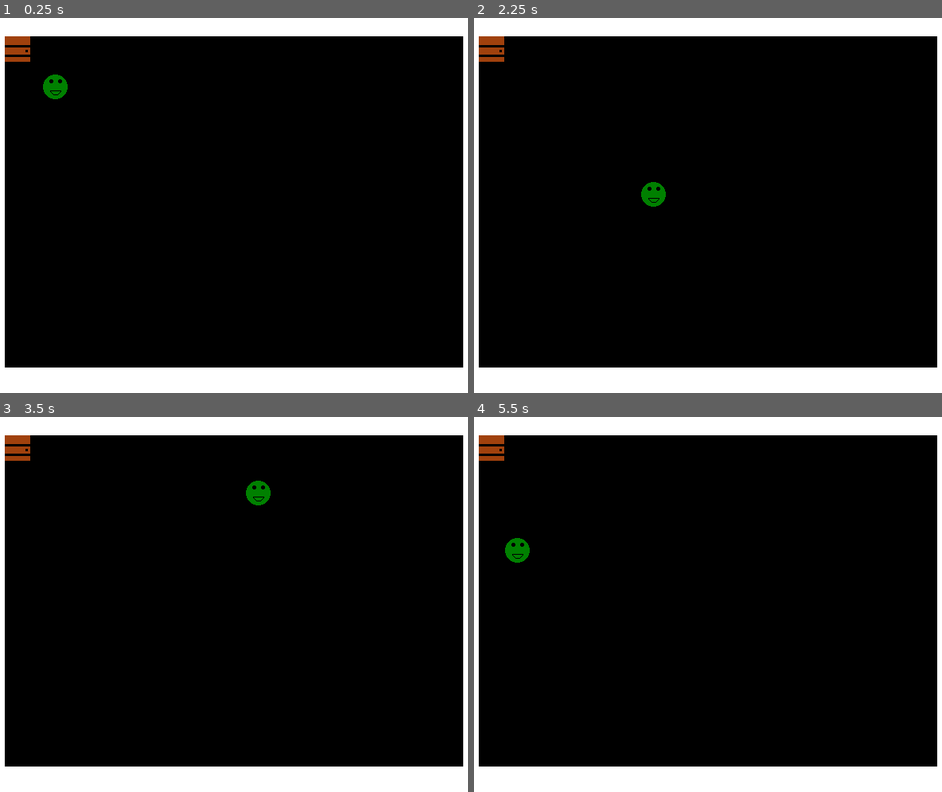
Above: before the commit, frames 1-4 (two rows, left to right).
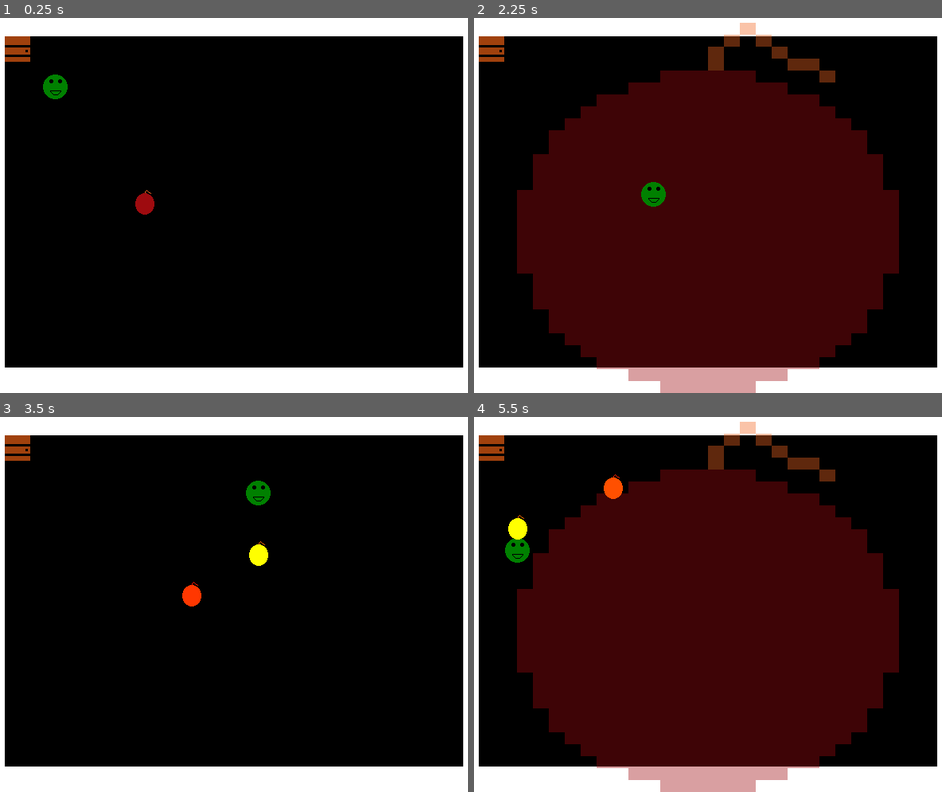
Above: after the commit, the same moments.

Repository: andOlga/game-off-2024
Game: Godot game, scene res://rooms/test_scene.tscn
Same seed, same stepped clock (60 frames per second), same inputs: the game is played once before the commit and once after it. This scene is started directly instead of the project's main scene. Sound files missing from this copy of the repository are replaced by a short silence.
Inputs:
- Up to frame 1 (0.25 s): no input
- Up to frame 2 (2.25 s): tap Enter (action_pause) at 0.5 s; hold Right (move_right) 0.53-1.28 s; tap X (action_item) at 0.6, 1.35 s; hold Down (move_down) 1.28-2.03 s; hold Right (move_right) from 2.03 s (still down); tap Space (action_select) at 2.1 s
- Up to frame 3 (3.5 s): tap X (action_item) at 2.3, 3.05 s; release Right (move_right) at 2.78 s; hold Up (move_up) from 2.78 s (still down); tap Z (action_sword) at 2.85 s
- Up to frame 4 (5.5 s): release Up (move_up) at 3.53 s; hold Left (move_left) 3.53-5.03 s; tap X (action_item) at 3.6, 4.35, 5.3 s; hold Down (move_down) from 5.03 s (still down); tap Space (action_select) at 5.1 s

The runs differ from the first frame. In frame 1, 0.2% of the frame differs, in the area x 28-33%, y 45-53%; in frame 2, 56%; in frame 3, 0.4%; in frame 4, 56%, in the area x 7-91%, y 1-100%.

Commit message:
Implement bombs

Diff:
--- /dev/null
+++ b/game_objects/interactives/bomb/placed_bomb.gd
@@ -0,0 +1,24 @@
+@icon("res://sprite_images/sPlacedBomb.png")
+
+extends Node2D
+
+const explosion_scene := preload(
+	"res://game_objects/interactives/bomb/placed_bomb_explosion.tscn"
+)
+
+func _on_init_timer_timeout() -> void:
+	$ExplodeTimer.start()
+
+func _on_explode_timer_timeout() -> void:
+	if $Sprite.modulate.g8 > 0:
+		$Sprite.modulate.g8 -= 25
+	else:
+		hide()
+		var explosion = explosion_scene.instantiate()
+		explosion.global_position = global_position
+		$/root/Room.add_child(explosion)
+		$ExplodeTimer.stop()
+		$ExplodeSFX.play()
+
+func _on_explode_sfx_finished() -> void:
+	queue_free()
--- /dev/null
+++ b/game_objects/interactives/bomb/placed_bomb.tscn
@@ -0,0 +1,30 @@
+[gd_scene load_steps=4 format=3 uid="uid://j5ll7il5re8x"]
+
+[ext_resource type="Texture2D" uid="uid://lae1lnp27r2d" path="res://sprite_images/sPlacedBomb.png" id="1_1jucr"]
+[ext_resource type="Script" uid="uid://di58m73e1xnfu" path="res://game_objects/interactives/bomb/placed_bomb.gd" id="1_h1kma"]
+[ext_resource type="AudioStream" uid="uid://d283ggh5mqeme" path="res://sounds/aExplode.wav" id="3_nrjyn"]
+
+[node name="PlacedBomb" type="Node2D"]
+z_index = 1
+script = ExtResource("1_h1kma")
+
+[node name="Sprite" type="Sprite2D" parent="."]
+modulate = Color(1, 1, 0, 1)
+position = Vector2(16, 16)
+texture = ExtResource("1_1jucr")
+
+[node name="InitTimer" type="Timer" parent="."]
+wait_time = 0.3
+one_shot = true
+autostart = true
+
+[node name="ExplodeTimer" type="Timer" parent="."]
+wait_time = 0.1
+
+[node name="ExplodeSFX" type="AudioStreamPlayer" parent="."]
+stream = ExtResource("3_nrjyn")
+volume_db = -12.0
+
+[connection signal="timeout" from="InitTimer" to="." method="_on_init_timer_timeout"]
+[connection signal="timeout" from="ExplodeTimer" to="." method="_on_explode_timer_timeout"]
+[connection signal="finished" from="ExplodeSFX" to="." method="_on_explode_sfx_finished"]
--- /dev/null
+++ b/game_objects/interactives/bomb/placed_bomb_explosion.gd
@@ -0,0 +1,13 @@
+@icon("res://sprite_images/sExplosion.png")
+
+extends Node2D
+
+func _on_hitbox_body_entered(body: Node2D) -> void:
+	if body is Player:
+		body.hurt()
+	elif body is BaseEnemy:
+		body.kill()
+	# TODO: Add CrackedWall
+
+func _on_vaporize_timer_timeout() -> void:
+	queue_free()
--- /dev/null
+++ b/game_objects/interactives/bomb/placed_bomb_explosion.tscn
@@ -0,0 +1,28 @@
+[gd_scene load_steps=4 format=3 uid="uid://i7pilylkmqip"]
+
+[ext_resource type="Texture2D" uid="uid://b7yiiqo0e6phl" path="res://sprite_images/sExplosion.png" id="1_kmlq4"]
+[ext_resource type="Script" uid="uid://pd7mo5jjxsnw" path="res://game_objects/interactives/bomb/placed_bomb_explosion.gd" id="1_qi7lh"]
+
+[sub_resource type="RectangleShape2D" id="RectangleShape2D_kmlq4"]
+size = Vector2(96, 96)
+
+[node name="PlacedBombExplosion" type="Node2D"]
+script = ExtResource("1_qi7lh")
+
+[node name="Sprite" type="Sprite2D" parent="."]
+position = Vector2(16, 16)
+texture = ExtResource("1_kmlq4")
+
+[node name="Hitbox" type="Area2D" parent="."]
+position = Vector2(16, 16)
+
+[node name="Hitarea" type="CollisionShape2D" parent="Hitbox"]
+shape = SubResource("RectangleShape2D_kmlq4")
+
+[node name="VaporizeTimer" type="Timer" parent="."]
+wait_time = 0.05
+one_shot = true
+autostart = true
+
+[connection signal="body_entered" from="Hitbox" to="." method="_on_hitbox_body_entered"]
+[connection signal="timeout" from="VaporizeTimer" to="." method="_on_vaporize_timer_timeout"]
--- a/game_objects/items/!inventory.gd
+++ b/game_objects/items/!inventory.gd
@@ -10,7 +10,6 @@
 
 func add_item(item: BaseItem) -> void:
 	items.append(item)
-	print(item)
 
 func _process(_delta: float) -> void:
 	var size := items.size()
--- /dev/null
+++ b/game_objects/items/bomb.gd
@@ -0,0 +1,14 @@
+@icon("res://sprite_images/sBomb.png")
+
+extends BaseItem
+
+const placed_bomb_scene := preload(
+	"res://game_objects/interactives/bomb/placed_bomb.tscn"
+)
+
+func use() -> void:
+	for child in $/root/Room.find_children("*"):
+		if child is Player:
+			var placed_bomb := placed_bomb_scene.instantiate()
+			placed_bomb.global_position = child.global_position
+			$/root/Room.add_child(placed_bomb)
--- /dev/null
+++ b/game_objects/items/bomb.tscn
@@ -0,0 +1,11 @@
+[gd_scene load_steps=4 format=3 uid="uid://cw5puwn2lyiir"]
+
+[ext_resource type="PackedScene" uid="uid://sexql6jvvx3q" path="res://game_objects/items/!base_item.tscn" id="1_h07te"]
+[ext_resource type="Script" uid="uid://ci7hgdaqlgfnv" path="res://game_objects/items/bomb.gd" id="2_mx78k"]
+[ext_resource type="Texture2D" uid="uid://donrgrb5wgr5l" path="res://sprite_images/sBomb.png" id="2_xav34"]
+
+[node name="Bomb" instance=ExtResource("1_h07te")]
+script = ExtResource("2_mx78k")
+
+[node name="Sprite" parent="." index="0"]
+texture = ExtResource("2_xav34")
--- a/rooms/test_scene.tscn
+++ b/rooms/test_scene.tscn
@@ -1,8 +1,10 @@
-[gd_scene load_steps=6 format=3 uid="uid://bx2cxunaqj8tk"]
+[gd_scene load_steps=8 format=3 uid="uid://bx2cxunaqj8tk"]
 
 [ext_resource type="PackedScene" uid="uid://dydo5qirh645o" path="res://game_objects/player.tscn" id="1_uhqqe"]
 [ext_resource type="PackedScene" uid="uid://be5awa77y8ldh" path="res://game_objects/obstacles/room_box.tscn" id="4_2nij2"]
 [ext_resource type="PackedScene" uid="uid://dd4k87pwls1tp" path="res://utilities/pause_screen.tscn" id="5_2nij2"]
+[ext_resource type="PackedScene" uid="uid://dri8ned6r7ccs" path="res://game_objects/items/!inventory.tscn" id="5_ga0av"]
+[ext_resource type="PackedScene" uid="uid://cw5puwn2lyiir" path="res://game_objects/items/bomb.tscn" id="6_t8c02"]
 [ext_resource type="PackedScene" uid="uid://cdmvtimmcv48g" path="res://game_objects/obstacles/room_exit.tscn" id="16_fcyy2"]
 
 [sub_resource type="GDScript" id="GDScript_0w6vg"]
@@ -23,3 +25,8 @@
 [node name="RoomExit2" parent="." instance=ExtResource("16_fcyy2")]
 position = Vector2(32, 32)
 goal = SubResource("GDScript_0w6vg")
+
+[node name="Inventory" parent="." instance=ExtResource("5_ga0av")]
+
+[node name="Bomb" parent="Inventory" instance=ExtResource("6_t8c02")]
+position = Vector2(192, 224)
Not shown, added: game_objects/interactives/bomb/placed_bomb.gd.uid
Not shown, added: game_objects/interactives/bomb/placed_bomb_explosion.gd.uid
Not shown, added: game_objects/items/bomb.gd.uid
